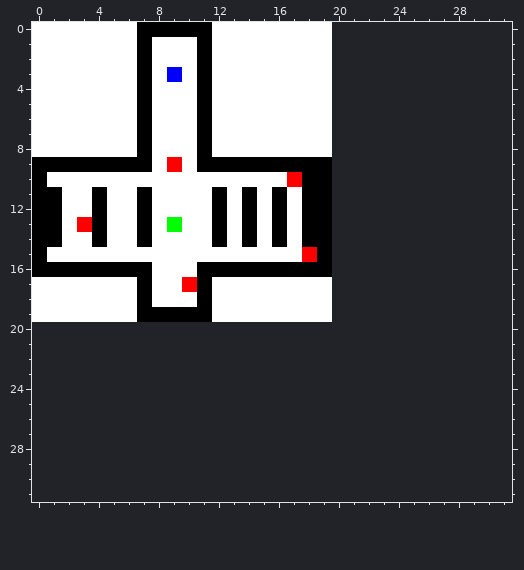
File history of a pixel-art sprite, Assets/Resources/level1.png. This is how it looked before the edit.
The file is 20x20 pixels. Colours within 5 levels of each other are drawn and written as one. The old version is drawn lined up with the new one, on the new canvas.
Now the later version:
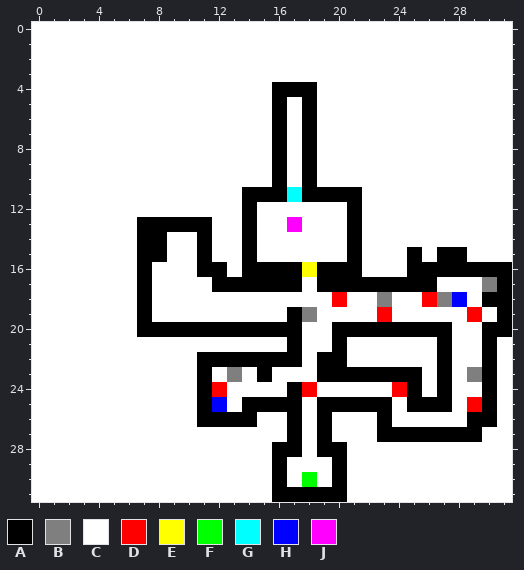
Palette (. is transparent): A #000000  B #7f7f7f  C #ffffff  D #ff0000  E #ffff00  F #00ff00  G #00ffff  H #0000ff  J #ff00ff
Difference:
canvas 20x20 -> 32x32
Colour A now appears in row 11 at x 20 to 21; in rows 12 to 14 at x 21; in row 15 at x 21, 25 and 27 to 28; in row 16 at x 20 to 21 and 25 to 31; in row 17 at x 20 to 26 and 31; in row 18 at x 30 to 31.
Colour A now appears in row 19 at x 31; in row 20 at x 7 to 17, 20 to 27 and 30 to 31; in row 21 at x 17, 20, 27 and 30; in row 22 at x 11 to 17, 19 to 20, 27 and 30; in row 23 at x 11, 15, 19 to 25, 27 and 30; in row 24 at x 11, 17, 25, 27 and 30.
Colour A now appears in row 25 at x 11, 14 to 17, 19 to 23, 25 to 27 and 30; in row 26 at x 11 to 14, 17, 19, 23 and 29 to 30; in row 27 at x 17, 19 and 23 to 29; in row 28 at x 16 to 17 and 19 to 20; in rows 29 to 30 at x 16 and 20; in row 31 at x 16 to 20.
The author changed colour C to colour A in row 4 at x 16 to 18; in rows 5 to 8 at x 16 and 18; in row 10 at x 16; in row 11 at x 15; in row 13 at x 8 and 10 to 11; in row 14 at x 8 and 11.
The author changed colour C to colour A in row 15 at x 7 to 8, 11 and 14; in row 17 at x 12 to 17 and 19; in row 19 at x 17.
The author changed colour F to colour A in row 13 at x 9.
Colour B now appears in row 17 at x 30; in row 18 at x 23 and 27; in row 23 at x 13 and 29.
The author changed colour C to colour B in row 19 at x 18.
Colour C now appears in rows 0 to 10 at x 20 to 31; in row 11 at x 22 to 31; in rows 12 to 14 at x 20 and 22 to 31; in row 15 at x 20, 22 to 24, 26 and 29 to 31; in row 16 at x 22 to 24; in row 17 at x 27 to 29.
Colour C now appears in row 18 at x 21 to 22, 24 to 25 and 29; in row 19 at x 20 to 22, 24 to 28 and 30; in row 20 at x 0 to 6, 18 to 19 and 28 to 29; in row 21 at x 0 to 16, 18 to 19, 21 to 26, 28 to 29 and 31; in row 22 at x 0 to 10, 18, 21 to 26, 28 to 29 and 31; in row 23 at x 0 to 10, 12, 14, 16 to 18, 26, 28 and 31.
Colour C now appears in row 24 at x 0 to 10, 13 to 16, 19 to 23, 26, 28 to 29 and 31; in row 25 at x 0 to 10, 13, 18, 24, 28 and 31; in row 26 at x 0 to 10, 15 to 16, 18, 20 to 22, 24 to 28 and 31; in row 27 at x 0 to 16, 18, 20 to 22 and 30 to 31; in row 28 at x 0 to 15, 18 and 21 to 31; in row 29 at x 0 to 15, 17 to 19 and 21 to 31.
Colour C now appears in row 30 at x 0 to 15, 17, 19 and 21 to 31; in row 31 at x 0 to 15 and 21 to 31.
The author changed colour A to colour C in row 0 at x 7 to 11; in rows 1 to 8 at x 7 and 11; in row 9 at x 0 to 7, 11 to 15, 17 and 19; in row 10 at x 0 and 19; in row 11 at x 0 to 1, 4, 7 and 12; in row 12 at x 0 to 1, 4, 7, 12, 16 and 18 to 19.
The author changed colour A to colour C in rows 13 to 14 at x 0 to 1, 4, 12, 16 and 18 to 19; in row 15 at x 0 and 19; in row 16 at x 0 to 6 and 13; in rows 17 to 18 at x 11; in row 19 at x 8 to 11.
The author changed colour D to colour C in row 9 at x 9; in row 10 at x 17; in row 13 at x 3; in row 15 at x 18; in row 17 at x 10.
The author changed colour H to colour C in row 3 at x 9.
Colour D now appears in row 18 at x 20 and 26; in row 19 at x 23 and 29; in row 24 at x 12, 18 and 24; in row 25 at x 29.
The author changed colour A to colour E in row 16 at x 18.
Colour F now appears in row 30 at x 18.
The author changed colour C to colour G in row 11 at x 17.
Colour H now appears in row 18 at x 28; in row 25 at x 12.
The author changed colour C to colour J in row 13 at x 17.
